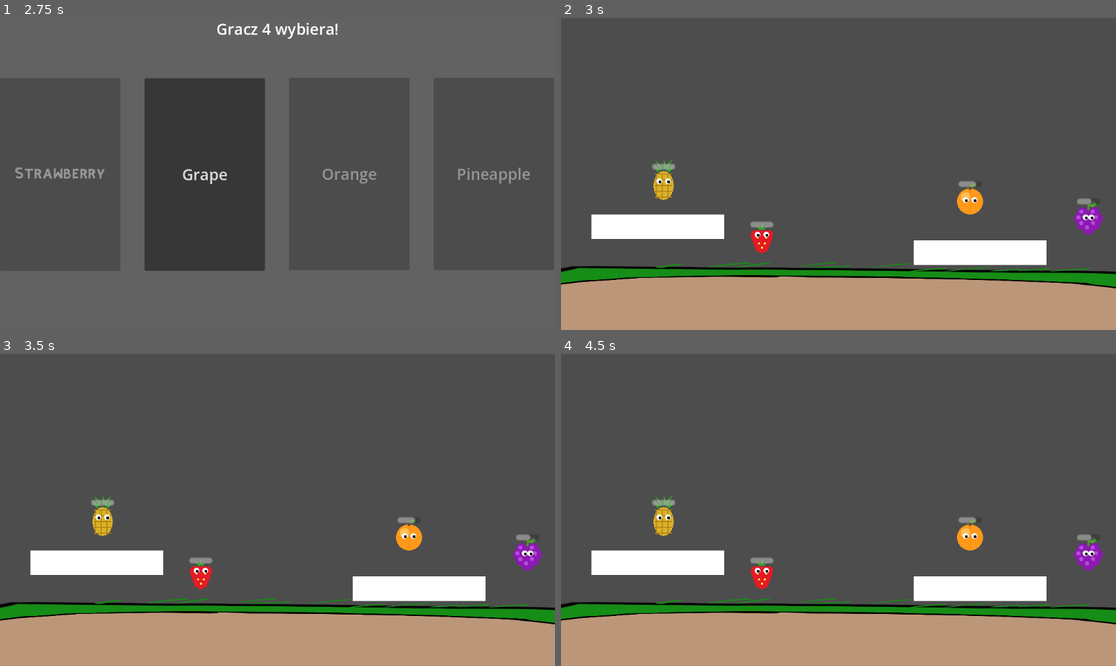
Above: before the commit, frames 1-4 (two rows, left to right).
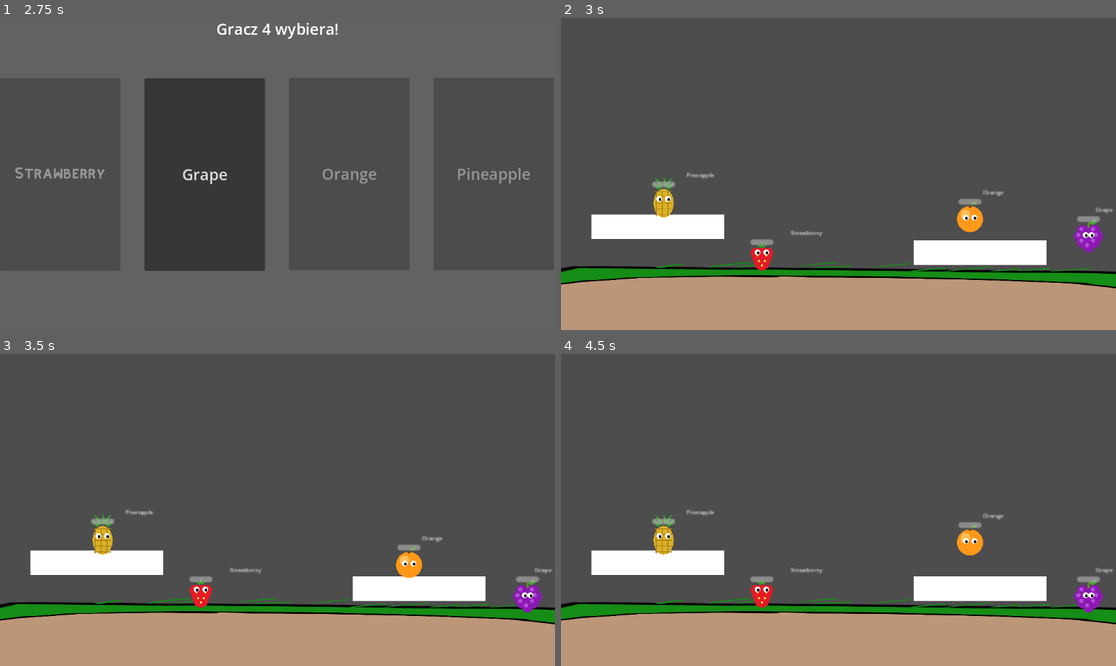
Above: after the commit, the same moments.

Repository: mamamd3/Fruit-Game
Game: Godot game, scene res://scenes/ui/choose_character.tscn
Two runs of this game, one before a commit and one after it. Both use one fixed random seed, a clock stepped at 60 frames per second and the inputs below.
Inputs (mouse positions are in pixels of both pictures, inside the frame that each line leads up to):
- Up to frame 1 (2.75 s): click "Orange" at 0.5 s; click "Pineapple" at 1.25 s; click "Strawberry" at 2 s
- Up to frame 2 (3 s): click "Grape" at 2.75 s
- Up to frame 3 (3.5 s): no input
- Up to frame 4 (4.5 s): tap Enter at 3.5 s; move the mouse to (960, 494) at 3.52 s; tap Space at 4.25 s; move the mouse to (727, 525) at 4.27 s

Frame 1 is identical in both runs. In frame 2, 2.4% of the frame differs, in the area x 16-100%, y 45-82%; in frame 3, 2.8%, in the area x 16-100%, y 45-83%; in frame 4, 2.4%.
Error before the commit: Parse Error: Expected end of statement after expression, found ":" instead. (res://scripts/core/Modifier_System.gd:67)

Commit message:
fix: poprawiono indentację antirot, rot_shot, rot_accelerator w match
Case'y były zagnieżdżone o 1 tab za głęboko — GDScript parser error.

Diff:
--- a/scripts/core/Modifier_System.gd
+++ b/scripts/core/Modifier_System.gd
@@ -63,9 +63,9 @@
 			"speed":
 				char_node.max_speed *= 1.20
 
-				# ── Antyzgnilizna — +5 sek do czasu gnicia ───────────────
-				"antirot":
-					char_node.rot_time_remaining += 5.0
+			# ── Antyzgnilizna — +5 sek do czasu gnicia ───────────────
+			"antirot":
+				char_node.rot_time_remaining += 5.0
 
 			# ── Stary mod: armor — obsługiwany w apply_on_receive ─────
 			"armor":
@@ -131,9 +131,9 @@
 
 			# ── Strzał zgnilizny — trafiony gnije o 3 sek szybciej ───
 			"rot_shot":
-					var rot_target = _find_character(target_name)
-					if rot_target:
-						rot_target.rot_time_remaining -= 3.0
+				var rot_target = _find_character(target_name)
+				if rot_target:
+					rot_target.rot_time_remaining -= 3.0
 
 			# ── Lifesteal — odzyskujesz 30% zadanych obrażeń jako HP ──
 			"lifesteal":
@@ -291,7 +291,7 @@
 				_passive_rot_explosion(char_name, char_node)
 
 			"rot_accelerator":
-					_passive_rot_accelerator(char_name, delta, char_node)
+				_passive_rot_accelerator(char_name, delta, char_node)
 
 			"poison":
 				_passive_poison_trail(char_name, delta, char_node)
